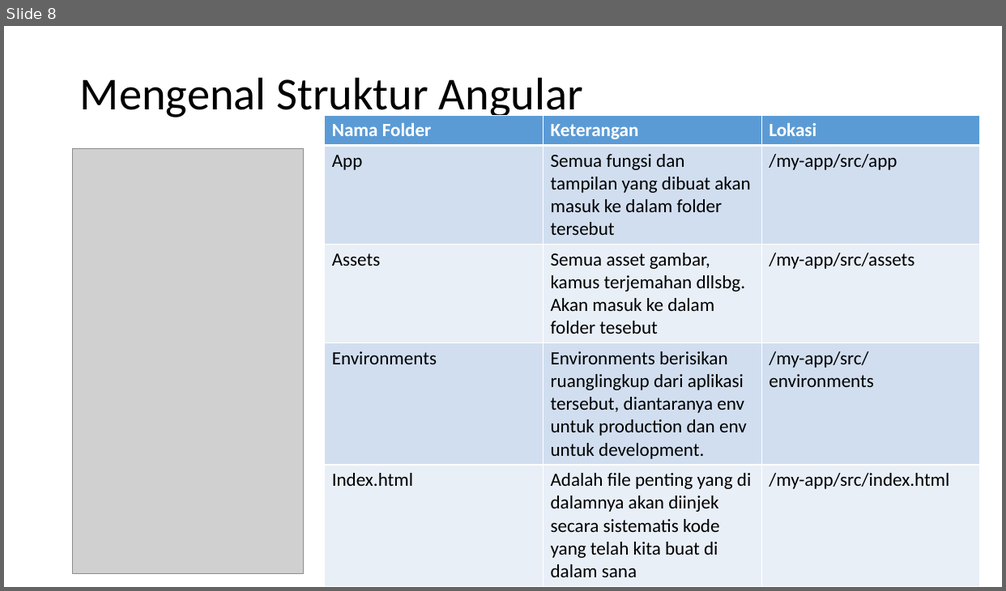
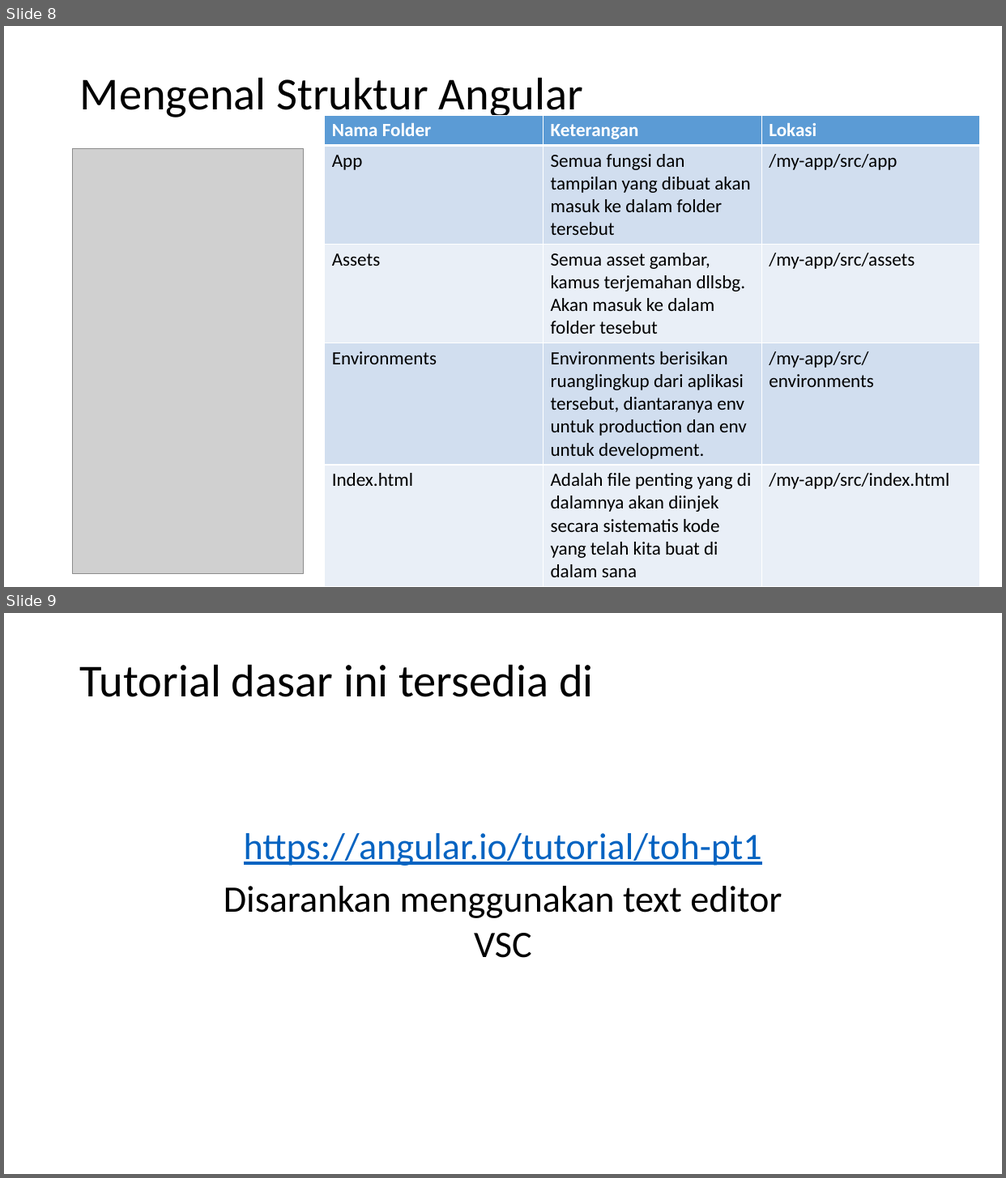
Before and after one commit to alifrazanit/ngodingBareng, a slide deck: Week 6.pptx. Shown one above the other, each under a label of ours: slide 8 before the commit, slides 8 and 9 after it. The pictures are 1006x591 and 1006x1178 pixels, drawn with LibreOffice and Linux fonts; fonts in the diff are those of the drawing; grey boxes stand for pictures. Boxes give left, top, right and bottom in pixels: in the first picture for what was removed or moved away, otherwise in the second. Text is boxed around its words. In the diff, an @@ line names an element or a change of style, - is before the commit and + after.

```diff
--- a/Week 6.pptx
+++ b/Week 6.pptx
@@ slide 9 added at [4, 613, 1002, 1174], background #FFFFFF @@
@@ title added at [80, 664, 594, 697], 44 pt, text #000000 @@
+Tutorial dasar ini tersedia di
@@ text added at [244, 833, 762, 866], 36 pt, text #0563C1, underline @@
+https://angular.io/tutorial/toh-pt1
@@ text added at [224, 886, 782, 958], 36 pt, text #000000 @@
+Disarankan menggunakan text editor VSC
```
Also in this commit, not shown: 16 other slides added, 1 slide removed, 9 other files.
